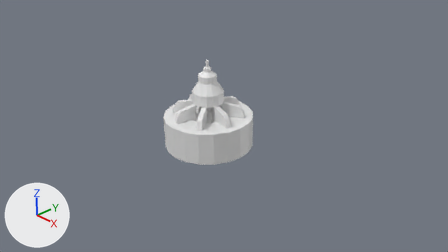
The Blender file Assets/Models/HydroelectricTurbine/hydroelectric.blend: old version first, new version second.
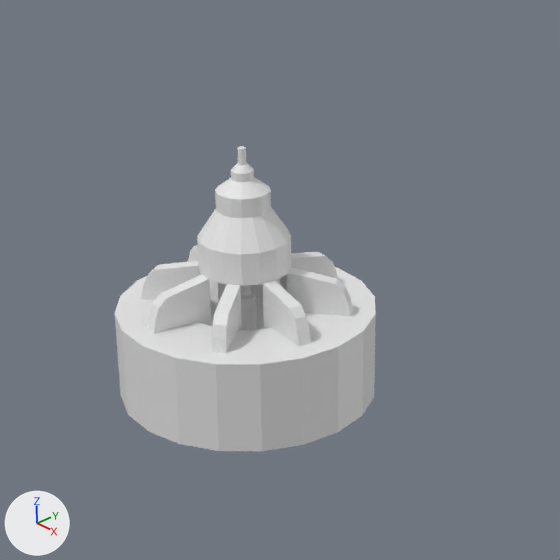
There are two pictures of each version: one from the file's camera 'Camera', one close up on the part from 28% to 71% of the width and 4% to 80% of the height. Every picture has the same lights, and +X, +Y and +Z are marked at lower left.
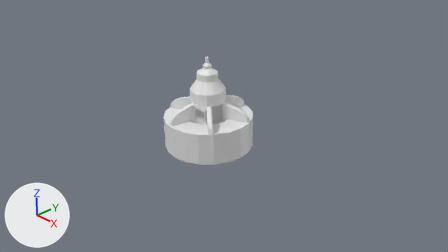
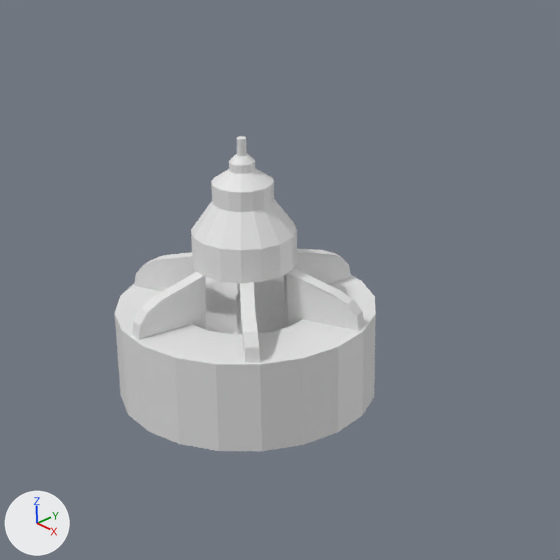
ob_empty is not drawn itself; it is used by a modifier of ob_cube.

Where the newer file only moved an object's origin or applied its transform, the numbers keep the older frame.

Where the change shows, as pixel boxes (x1, y1, x2, y2) in the close-ups (560 x 560 px; the box of a moved part takes in the faces that stretch with it):
'Cube', reshaped, modifiers changed (10% wider): before (141, 245, 353, 353); after (132, 249, 365, 363)
'Cylinder.001', mesh rescaled (13% wider): before (197, 146, 291, 286); after (191, 136, 297, 283)
part 2 of me_cube_001, moved or reshaped: before (155, 245, 337, 314); after (155, 249, 338, 317)
part 3 of me_cube_001, moved or reshaped: before (200, 274, 287, 301); after (237, 274, 288, 302)
part 4 of me_cube_001, moved or reshaped: before (141, 246, 351, 353); after (134, 250, 362, 357)
part 5 of me_cube_001, moved or reshaped: before (147, 298, 353, 353); after (132, 312, 365, 363)

The edits, one by one:
me_cylinder_003 has 160 vertices, 146 faces and spans x -0.5..0.5, y -0.5..0.5, z -0.25..2.52.
me_cylinder_003 is used by ob_cylinder_001; location (0.0, 0.0, 1.115); scale (0.703, 0.703, 0.341).
me_cylinder_003 part 1: the whole mesh is scaled about its middle by (1.13, 1.13, 1.04), then moved by (0.0, 0.0, 0.17).
me_cube_001 has 12 vertices, 7 faces and spans x 0.012..0.201, y 0.323..0.82, z -0.261..0.172.
me_cube_001 is used by ob_cube; location (0.0, 0.0, 0.862).
me_cube_001 part 2: all 2 vertices in x 0.078..0.179, y 0.68..0.699, z 0.105 are moved by (0.0, 0.05, 0.0).
me_cube_001 part 3: all 2 vertices in x 0.012..0.113, y 0.323..0.342, z -0.261 are moved by (0.0, 0.051, 0.0).
me_cube_001 part 4: all 2 vertices in x 0.09..0.19, y 0.743..0.762, z 0.044 are moved by (0.0, 0.108, 0.0).
me_cube_001 part 5: all 4 vertices in x 0.096..0.201, y 0.779..0.82, z -0.161..-0.042 are moved by (0.0, 0.143, 0.0).
Object 'Empty' (ob_empty) turns from (0, 0, 45) to (0, 0, 60) degrees about x, y and z.
Object 'Cube' (ob_cube) has a ARRAY modifier named 'Array'.
On modifier 'Array' of object 'Cube' (ob_cube), count goes from 8 to 6.
